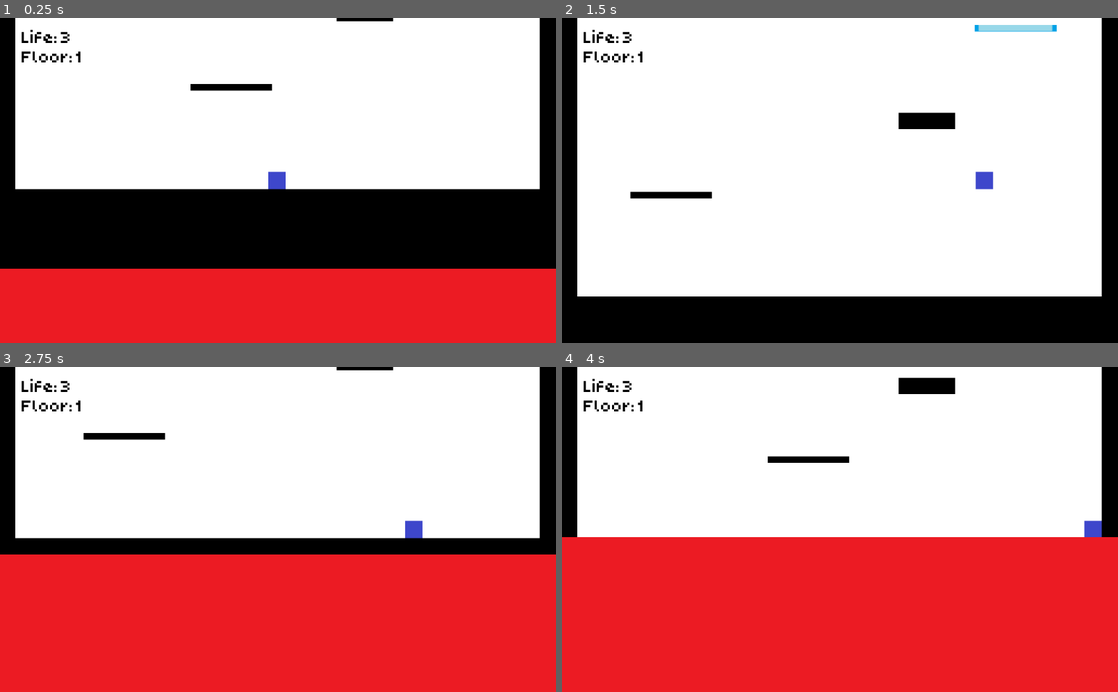
Above: before the commit, frames 1-4 (two rows, left to right).
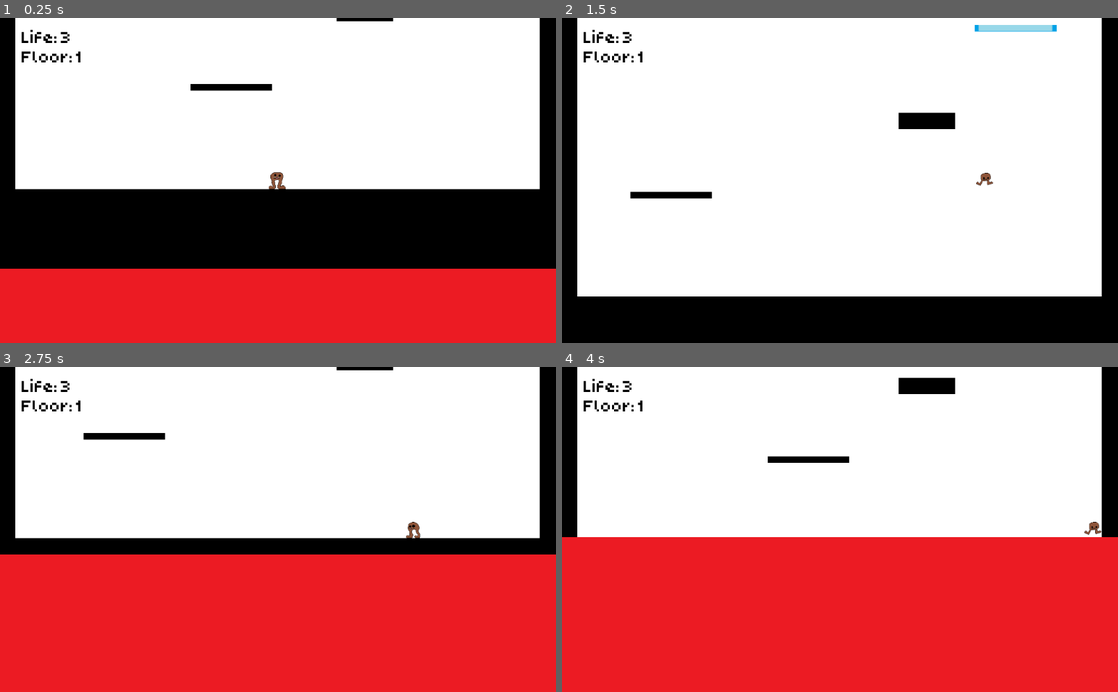
Above: after the commit, the same moments.

Repository: Darkstick/Jumper
Game: Godot game, scene res://Scenes/Levels/main.tscn
Same seed, same stepped clock (60 frames per second), same inputs: the game is played once before the commit and once after it. Sound files missing from this copy of the repository are replaced by a short silence.
Inputs:
- Up to frame 1 (0.25 s): no input
- Up to frame 2 (1.5 s): hold Right (right) from 0.53 s (still down); tap Up (up) at 0.77 s
- Up to frame 3 (2.75 s): tap Up (up) at 1.52 s; release Right (right) at 2.03 s; hold Left (left) from 2.03 s (still down)
- Up to frame 4 (4 s): release Left (left) at 2.78 s; hold Right (right) from 2.78 s (still down); tap Up (up) at 3.02, 3.77 s

The runs differ from the first frame. In frame 1, 0.2% of the frame differs, in the area x 48-52%, y 47-53%; in frame 2, 0.2%, in the area x 74-78%, y 47-53%; in frame 3, 0.2%; in frame 4, 0.2%.

Commit message:
player animations added

Diff:
--- a/Scenes/Creatures/player.tscn
+++ b/Scenes/Creatures/player.tscn
@@ -1,11 +1,64 @@
-[gd_scene load_steps=6 format=2]
+[gd_scene load_steps=13 format=2]
 
-[ext_resource path="res://Ressources/Sprites/Placeholders/blue.png" type="Texture" id=1]
+[ext_resource path="res://Ressources/Sprites/spurdo.png" type="Texture" id=1]
 [ext_resource path="res://Scripts/Creatures/player.gd" type="Script" id=2]
 [ext_resource path="res://Scenes/Objects/gameOverScreen.tscn" type="PackedScene" id=3]
 [ext_resource path="res://Ressources/SFX/jump.wav" type="AudioStream" id=4]
 
-[sub_resource type="RectangleShape2D" id=1]
+[sub_resource type="AtlasTexture" id=4]
+flags = 4
+atlas = ExtResource( 1 )
+region = Rect2( 60, 0, 60, 60 )
+
+[sub_resource type="AtlasTexture" id=5]
+flags = 4
+atlas = ExtResource( 1 )
+region = Rect2( 120, 0, 60, 60 )
+
+[sub_resource type="AtlasTexture" id=6]
+flags = 4
+atlas = ExtResource( 1 )
+region = Rect2( 180, 0, 60, 60 )
+
+[sub_resource type="AtlasTexture" id=7]
+flags = 4
+atlas = ExtResource( 1 )
+region = Rect2( 240, 0, 60, 60 )
+
+[sub_resource type="AtlasTexture" id=8]
+flags = 4
+atlas = ExtResource( 1 )
+region = Rect2( 300, 0, 60, 60 )
+
+[sub_resource type="AtlasTexture" id=1]
+flags = 4
+atlas = ExtResource( 1 )
+region = Rect2( 0, 0, 60, 60 )
+
+[sub_resource type="SpriteFrames" id=2]
+animations = [ {
+"frames": [ SubResource( 4 ), SubResource( 5 ) ],
+"loop": true,
+"name": "right",
+"speed": 5.0
+}, {
+"frames": [ SubResource( 6 ), SubResource( 7 ) ],
+"loop": true,
+"name": "left",
+"speed": 5.0
+}, {
+"frames": [ SubResource( 8 ) ],
+"loop": true,
+"name": "jump",
+"speed": 5.0
+}, {
+"frames": [ SubResource( 1 ) ],
+"loop": true,
+"name": "standing",
+"speed": 5.0
+} ]
+
+[sub_resource type="RectangleShape2D" id=3]
 extents = Vector2( 16, 16 )
 
 [node name="player" type="KinematicBody2D"]
@@ -13,14 +66,16 @@
 collision_mask = 3
 script = ExtResource( 2 )
 
-[node name="Sprite" type="Sprite" parent="."]
+[node name="Sprite" type="AnimatedSprite" parent="."]
 position = Vector2( -8, -16 )
 scale = Vector2( 0.533333, 0.533333 )
-texture = ExtResource( 1 )
+frames = SubResource( 2 )
+animation = "standing"
+playing = true
 offset = Vector2( 15, 30 )
 
 [node name="CollisionShape2D" type="CollisionShape2D" parent="."]
-shape = SubResource( 1 )
+shape = SubResource( 3 )
 
 [node name="Ground" type="RayCast2D" parent="."]
 enabled = true
--- a/Scripts/Creatures/player.gd
+++ b/Scripts/Creatures/player.gd
@@ -11,8 +11,10 @@
 func get_input():
 	var dir = 0
 	if Input.is_action_pressed("right"):
+		$Sprite.animation = "right"
 		dir += 1
 	if Input.is_action_pressed("left"):
+		$Sprite.animation = "left"
 		dir -= 1
 	if dir != 0:
 		velocity.x = lerp(velocity.x, dir * maxspeed, acceleration)
@@ -63,3 +65,9 @@
 	if $Ground.is_colliding():
 			platform = $Ground.get_collider()
 			platform.contact(self)
+
+	#animations#
+	if (!is_on_floor()):
+		$Sprite.animation = "jump"
+	elif(!Input.is_action_pressed("left") && !Input.is_action_pressed("right")):
+		$Sprite.animation = "standing"
Not shown, added: Ressources/Music/lavarising.mp3.import
Binary file added: Ressources/Sprites/spurdo.png
Not shown, added: Ressources/Sprites/spurdo.png.import
Not shown, added: Ressources/Music/lavarising.mp3
